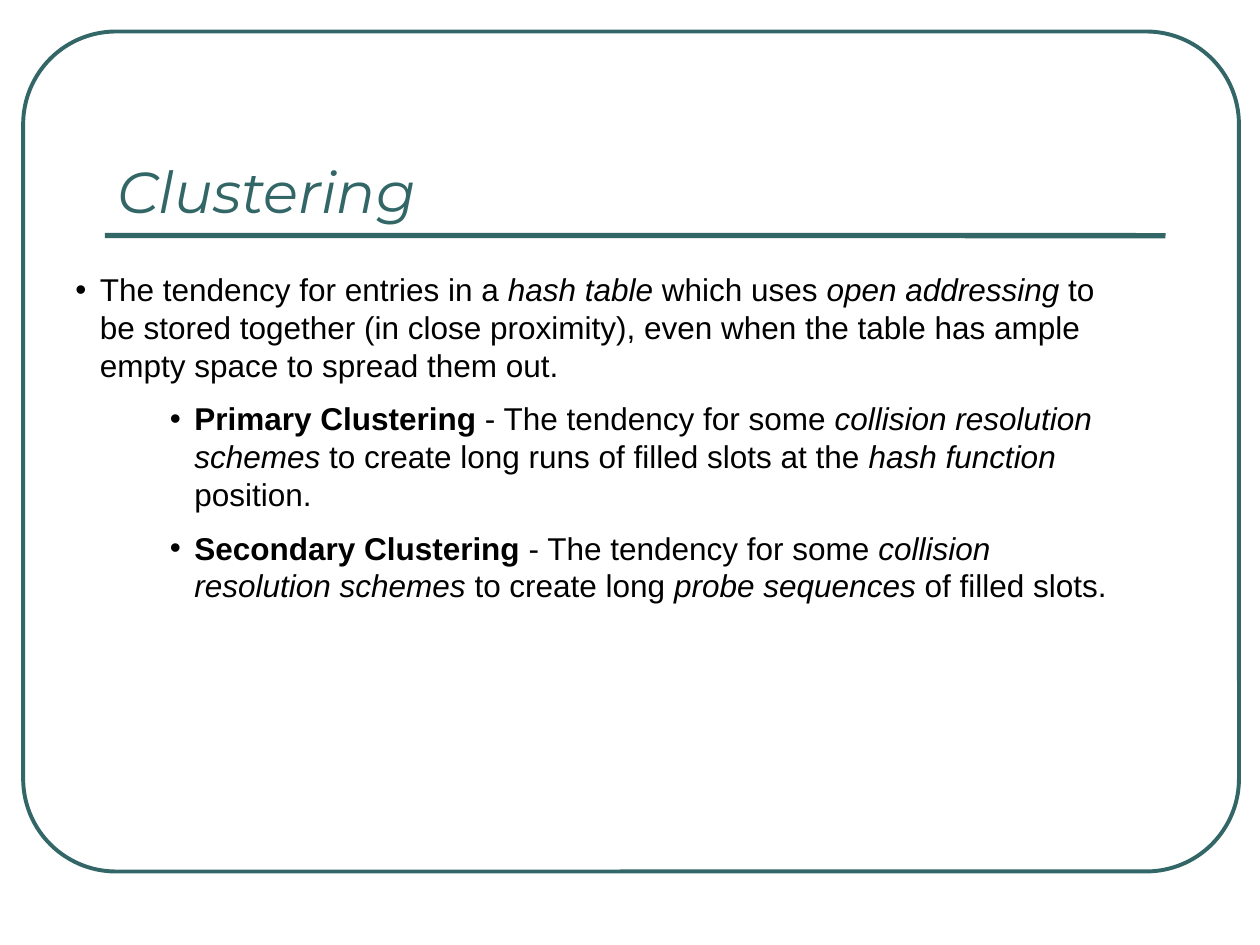
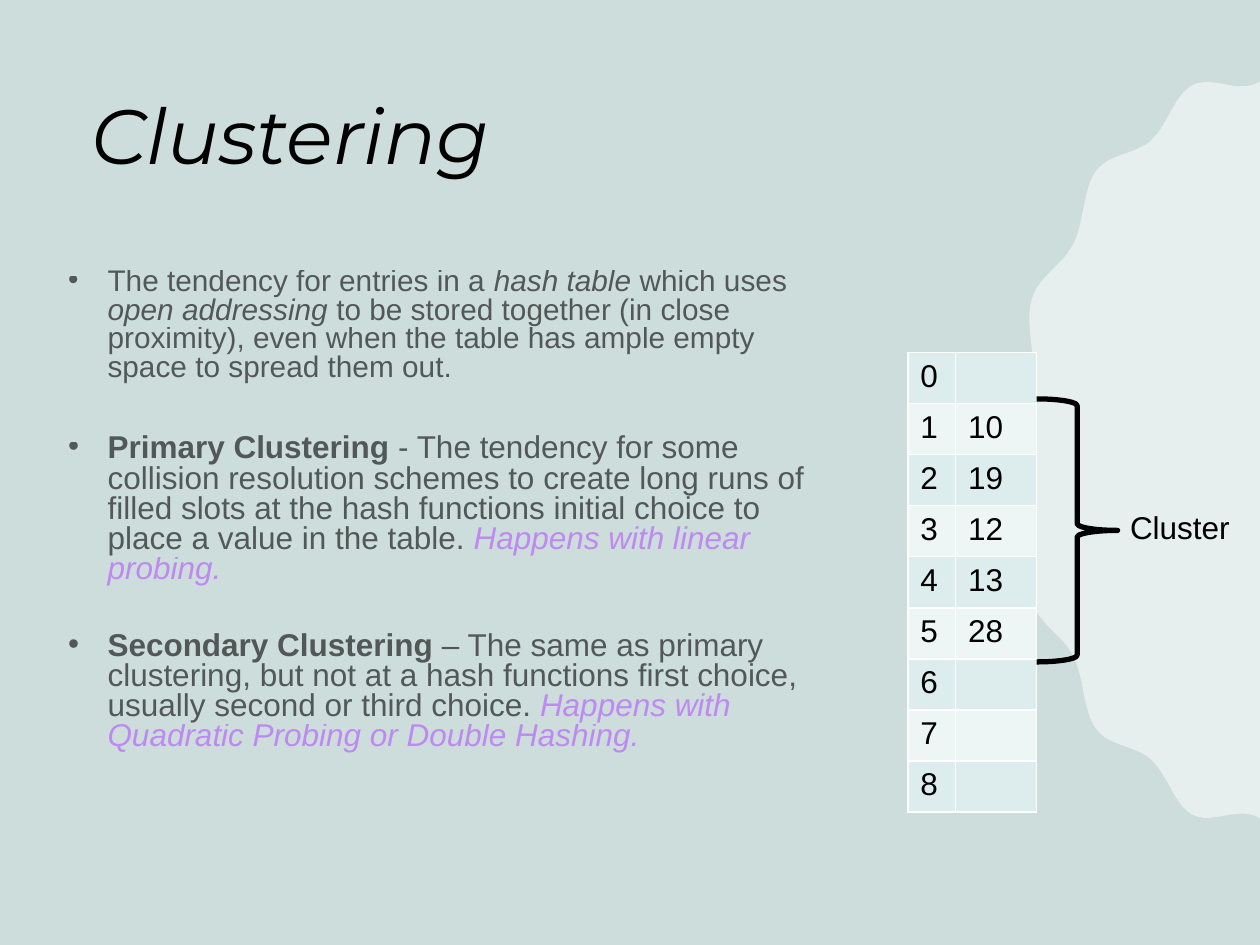
Before and after one commit to rugbyprof/3013-Algorithms, a slide deck: slide 38 of Lectures/07-Hashing/Hashing_Feb_16_2021.pptx (slide 32 before the commit). Drawn at 1260x945 pixels with LibreOffice and Linux fonts; fonts in the diff are those of the drawing. Boxes give left, top, right and bottom in pixels: in the first picture for what was removed or moved away, otherwise in the second. Text is boxed around its words. In the diff, an @@ line names an element or a change of style, - is before the commit and + after.

Commit message:
hash ppt

```diff
--- a/Lectures/07-Hashing/Hashing_Feb_16_2021.pptx
+++ b/Lectures/07-Hashing/Hashing_Feb_16_2021.pptx
@@ rectangle added at [0,0,1260,945], fill #3A7877 at 25% opacity @@
@@ rounded rectangle removed at [23,32,1239,872] @@
@@ freeform shape added at [1009,82,1260,819], fill #FFFFFF at 40% opacity @@
@@ freeform shape added at [1009,82,1260,819], fill #FFFFFF at 20% opacity @@
@@ text "Clustering": place and size @@
-text "Clustering" at [117,170,415,225]
+text "Clustering" at [91,107,489,180]
@@ text "Clustering" at [91,107,489,180]: size 33 to 44 pt, text colour #336666 to #000000; line spacing 1 to 0.9; more space between paragraphs; vertical alignment bottom to top @@
@@ line removed from (105, 236) to (1166, 236) @@
@@ text at [108,270,787,382]: size 18 to 17 pt, text colour #000000 to #000000 at 60% opacity in "The tendency for entries in a hash ..."; indent changed; line spacing 1 to 0.8 @@
@@ table added at [908,353,956,813], 9 rows, 1 columns @@
+0
+1
+2
+3
+4
+5
+6
+7
+8
@@ table added at [955,353,1036,813], 9 rows, 1 columns @@
+
+10
+19
+12
+13
+28
+
+
+
@@ left brace added at [1037,399,1118,663], outline #000000 3 pt @@
@@ text at [108,435,804,752]: text changed; text colour #000000 to #000000 at 60% opacity @@
-    • Primary Clustering - The tendency for some collision resolution schemes to create long runs of filled slots at the hash function position.
-    • Secondary Clustering - The tendency for some collision resolution schemes to create long probe sequences of filled slots.
+• Primary Clustering - The tendency for some collision resolution schemes to create long runs of filled slots at the hash functions initial choice to place a value in the table. Happens with linear probing.
+• Secondary Clustering – The same as primary clustering, but not at a hash functions first choice, usually second or third choice. Happens with Quadratic Probing or Double Hashing.
@@ text added at [1130,516,1230,540], 18 pt, text #000000 @@
+Cluster
```
Also in this commit, not shown: 23 other slides changed, 6 slides added, 5 slides removed, 5 other files.
